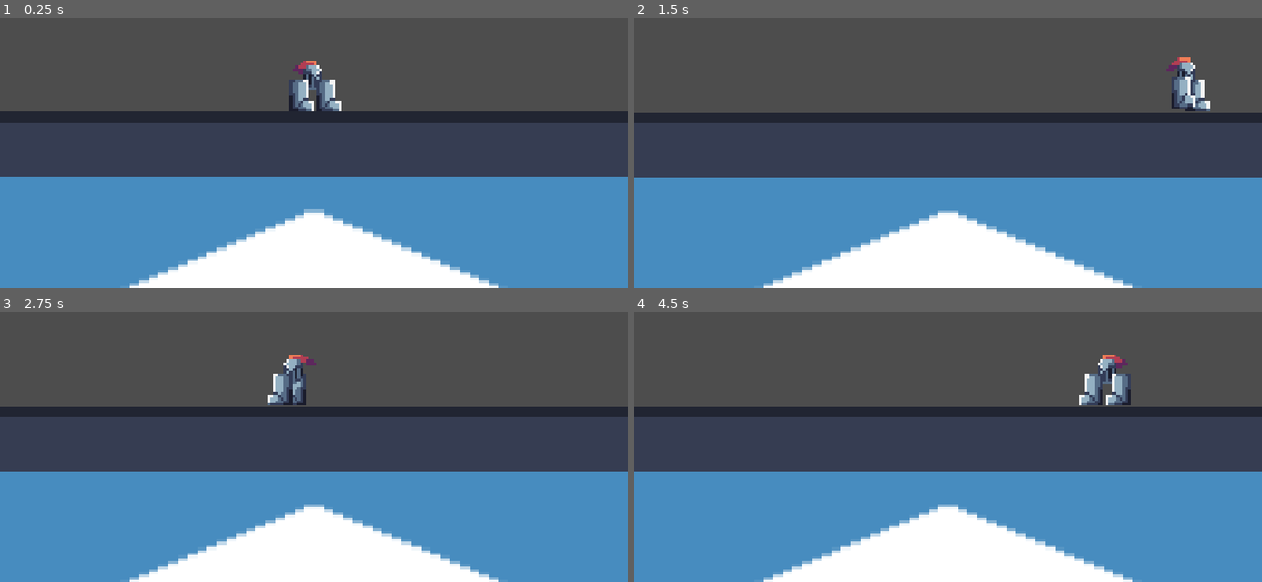
Above: before the commit, frames 1-4 (two rows, left to right).
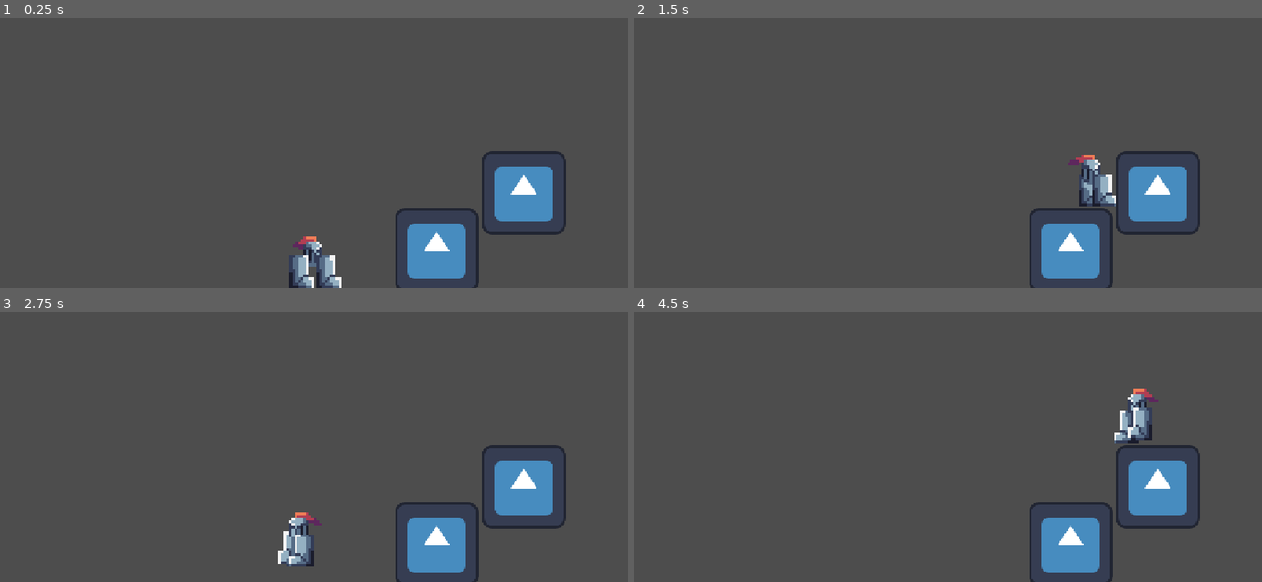
Above: after the commit, the same moments.

Repository: Nukkao/haven-2026
Game: Godot game, scene res://scenes/game.tscn
Two runs of this game, one before a commit and one after it. Both use one fixed random seed, a clock stepped at 60 frames per second and the inputs below. The engine's default icon, where the game draws it, is replaced by a stand-in: a white triangle on a blue panel in a dark square.
Inputs:
- Up to frame 1 (0.25 s): no input
- Up to frame 2 (1.5 s): tap Enter (ui_accept) at 0.5, 0.77 s; hold Right (ui_right) from 0.53 s (still down)
- Up to frame 3 (2.75 s): tap Enter (ui_accept) at 1.52 s; release Right (ui_right) at 2.03 s; hold Left (ui_left) from 2.03 s (still down)
- Up to frame 4 (4.5 s): release Left (ui_left) at 2.78 s; hold Right (ui_right) 2.78-4.28 s; tap Enter (ui_accept) at 3.02, 3.77 s; hold Left (ui_left) from 4.28 s (still down)

The runs differ from the first frame. In frame 1, 45% of the frame differs, in the area x 0-100%, y 15-100%; in frame 2, 44%; in frame 3, 44%; in frame 4, 44%.

Commit message:
dampned camera

Diff:
--- a/scenes/cameratracking.gd
+++ b/scenes/cameratracking.gd
@@ -5,8 +5,15 @@
 # Called when the node enters the scene tree for the first time.
 func _ready() -> void:
 	pass # Replace with function body.
+	#var posy = $"../Player".position.y
+	#position.y = posy - 20
 
 
 # Called every frame. 'delta' is the elapsed time since the previous frame.
 func _process(delta: float) -> void:
-	position.y = $"../Player".position.y
+	'''
+	var posy = $"../Player".position.y
+	var difference = abs(posy - position.y)
+	if difference >= 30:
+		position.y = -abs(difference -1)
+	'''
--- a/scenes/game.tscn
+++ b/scenes/game.tscn
@@ -14,13 +14,18 @@
 normal = Vector2(1, 0)
 distance = -96.0
 
+[sub_resource type="RectangleShape2D" id="RectangleShape2D_yl3u6"]
+
 [node name="Game" type="Node2D" unique_id=805192047]
 
 [node name="Player" parent="." unique_id=251685059 instance=ExtResource("1_uwrxv")]
 
-[node name="Camera2D" type="Camera2D" parent="." unique_id=245425820]
-position = Vector2(0, -41)
+[node name="Camera2D" type="Camera2D" parent="Player" unique_id=245425820]
 zoom = Vector2(5, 5)
+limit_left = 0
+limit_right = 0
+limit_bottom = 0
+position_smoothing_enabled = true
 script = ExtResource("2_yqjtg")
 
 [node name="world-boundaries" type="StaticBody2D" parent="." unique_id=938131772]
@@ -38,3 +43,25 @@
 position = Vector2(-7.6293945e-06, 64)
 scale = Vector2(3.5625002, 1)
 texture = ExtResource("3_lnu2h")
+
+[node name="StaticBody2D" type="StaticBody2D" parent="." unique_id=3563345]
+position = Vector2(77, -35)
+scale = Vector2(1.6, 1.6)
+
+[node name="CollisionShape2D" type="CollisionShape2D" parent="StaticBody2D" unique_id=461421537]
+shape = SubResource("RectangleShape2D_yl3u6")
+
+[node name="Sprite2D" type="Sprite2D" parent="StaticBody2D" unique_id=1381601486]
+scale = Vector2(0.15, 0.15)
+texture = ExtResource("3_lnu2h")
+
+[node name="StaticBody2D2" type="StaticBody2D" parent="." unique_id=1926251261]
+position = Vector2(45, -13.999999)
+scale = Vector2(1.6, 1.6)
+
+[node name="CollisionShape2D" type="CollisionShape2D" parent="StaticBody2D2" unique_id=48966486]
+shape = SubResource("RectangleShape2D_yl3u6")
+
+[node name="Sprite2D" type="Sprite2D" parent="StaticBody2D2" unique_id=1166071859]
+scale = Vector2(0.15, 0.15)
+texture = ExtResource("3_lnu2h")
